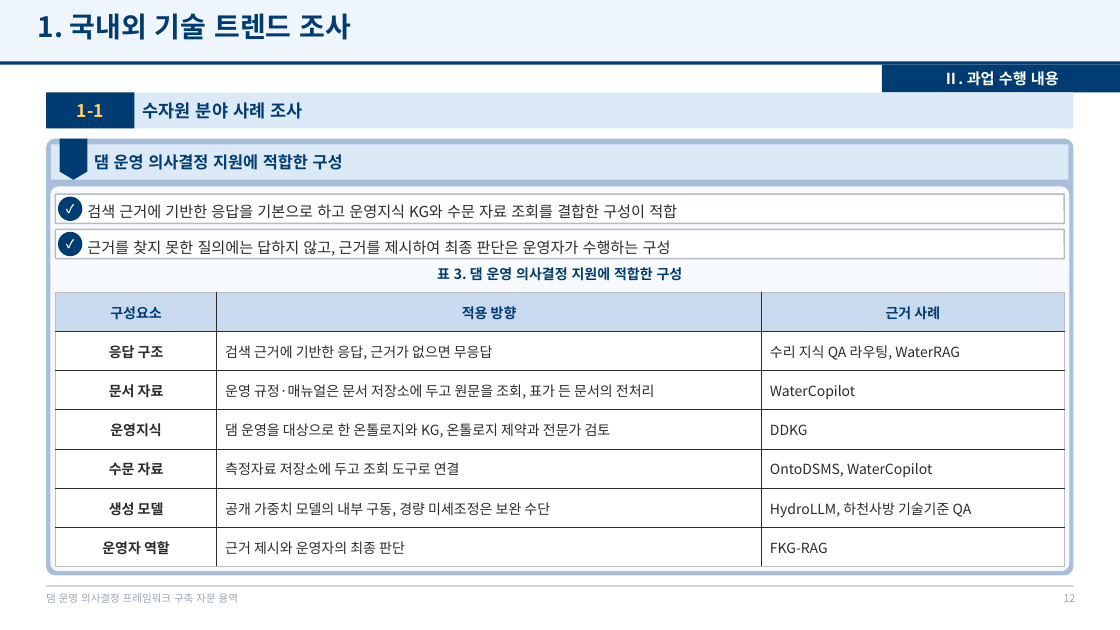
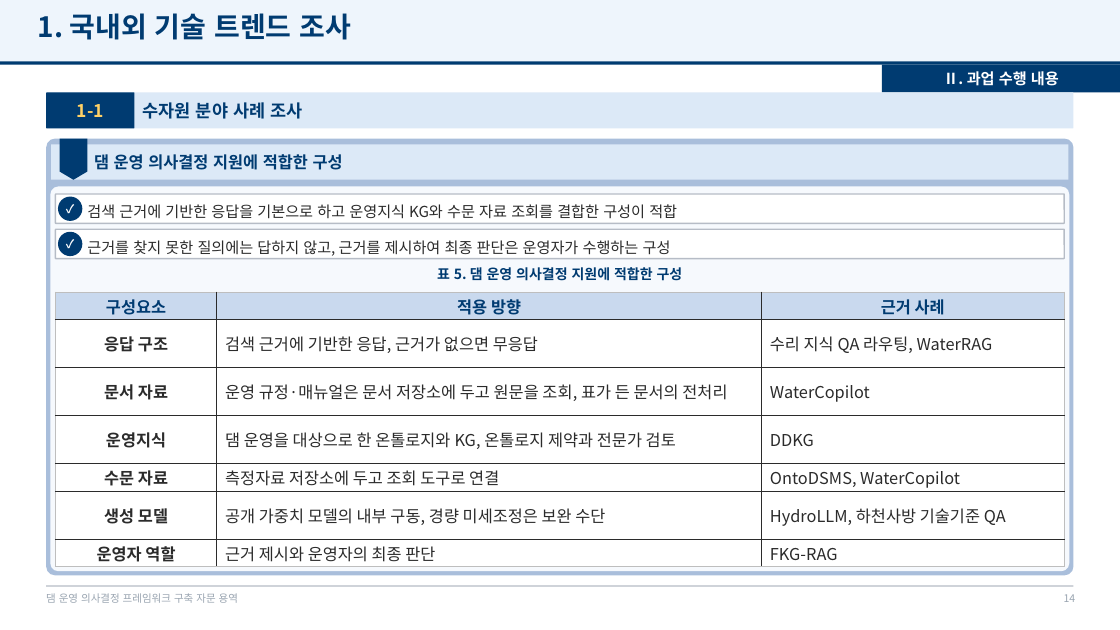
Before and after one commit to mkm1119/KGRAG-LLM, a slide deck: slide 14 of project_khnp/2026.12.09_최종보고회_발표자료_초안.pptx (slide 12 before the commit). Drawn at 1120x630 pixels with LibreOffice and Linux fonts; fonts in the diff are those of the drawing; background and template pictures are left out. Boxes give left, top, right and bottom in pixels: in the first picture for what was removed or moved away, otherwise in the second. Text is boxed around its words. In the diff, an @@ line names an element or a change of style, - is before the commit and + after.

```diff
--- a/project_khnp/2026.12.09_최종보고회_발표자료_초안.pptx
+++ b/project_khnp/2026.12.09_최종보고회_발표자료_초안.pptx
@@ text at (x1=437, y1=265, x2=683, y2=283): text changed @@
-표 3. 댐 운영 의사결정 지원에 적합한 구성
+표 5. 댐 운영 의사결정 지원에 적합한 구성
@@ table at (x1=55, y1=292, x2=1065, y2=567) @@
@@ size 12 to 14 pt @@
@@ page number at (x1=1064, y1=594, x2=1076, y2=602): text changed @@
-12
+14
```
Also in this commit, not shown: 17 other slides changed, 4 slides added, 2 other files.
